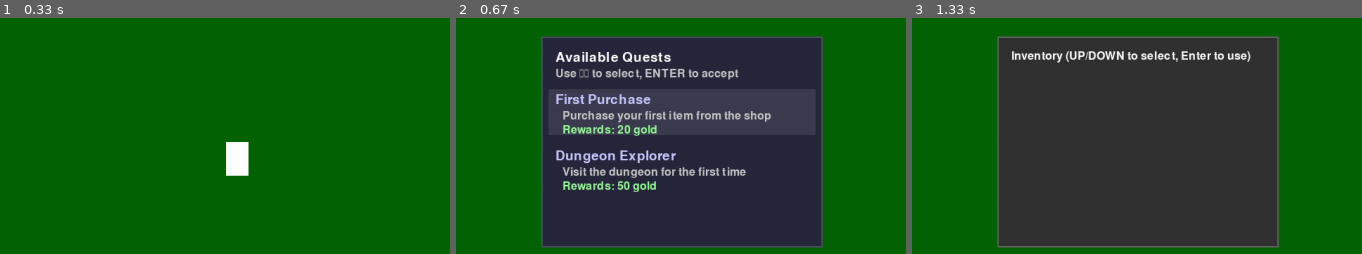
Above: before the commit, frames 1-3 (left to right).
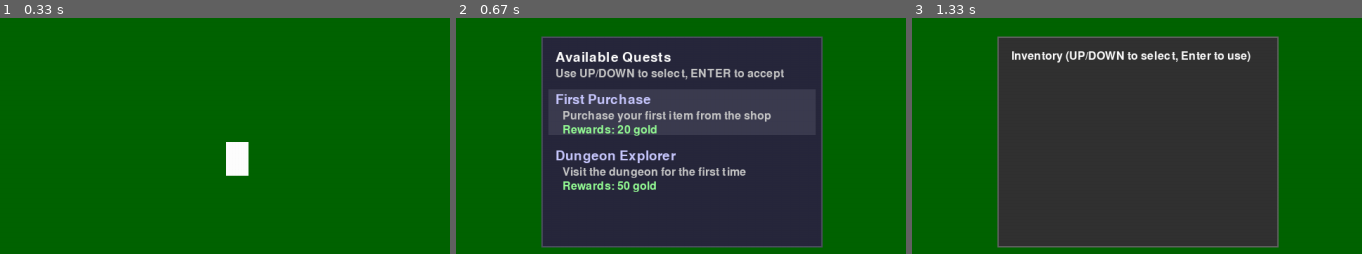
Above: after the commit, the same moments.

Repository: adamjohnlea/pygame-rpg
Game: pygame game, started from main.py
Two runs of this game, one before a commit and one after it. Both use one fixed random seed, a clock stepped at 60 frames per second and the inputs below.
Inputs:
- Up to frame 1 (0.33 s): no input
- Up to frame 2 (0.67 s): tap J at 0.33 s
- Up to frame 3 (1.33 s): hold Up 0.67-1.13 s; tap J at 0.73, 1.03, 1.23 s; tap I at 0.82 s; hold Down from 1.17 s (still down)
The pictures show only the part of the screen within x 25-75%, y 50-100%; the shares and areas given below are measured in that part.

Frame 1 is identical in both runs. In frame 2, 1.1% of the frame differs, in the area x 27-73%, y 21-27%; in frame 3, nothing differs.

Commit message:
fix: replace unicode arrows with standard ASCII text in quest UI for better compatibility

Diff:
--- a/game/quest_ui.py
+++ b/game/quest_ui.py
@@ -77,7 +77,7 @@
         quest_surface.blit(title, (20, 20))
 
         # Instructions
-        instructions = self.small_font.render("Use ↑↓ to select, ENTER to accept", True, (200, 200, 200))
+        instructions = self.small_font.render("Use UP/DOWN to select, ENTER to accept", True, (200, 200, 200))
         quest_surface.blit(instructions, (20, 45))
 
         # Render each quest
